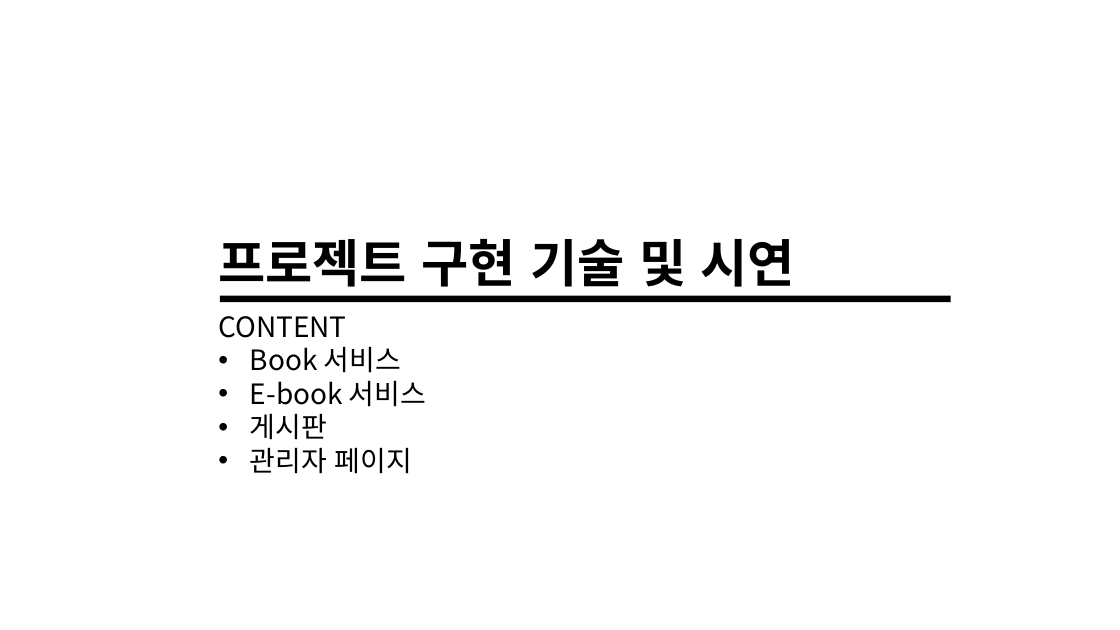
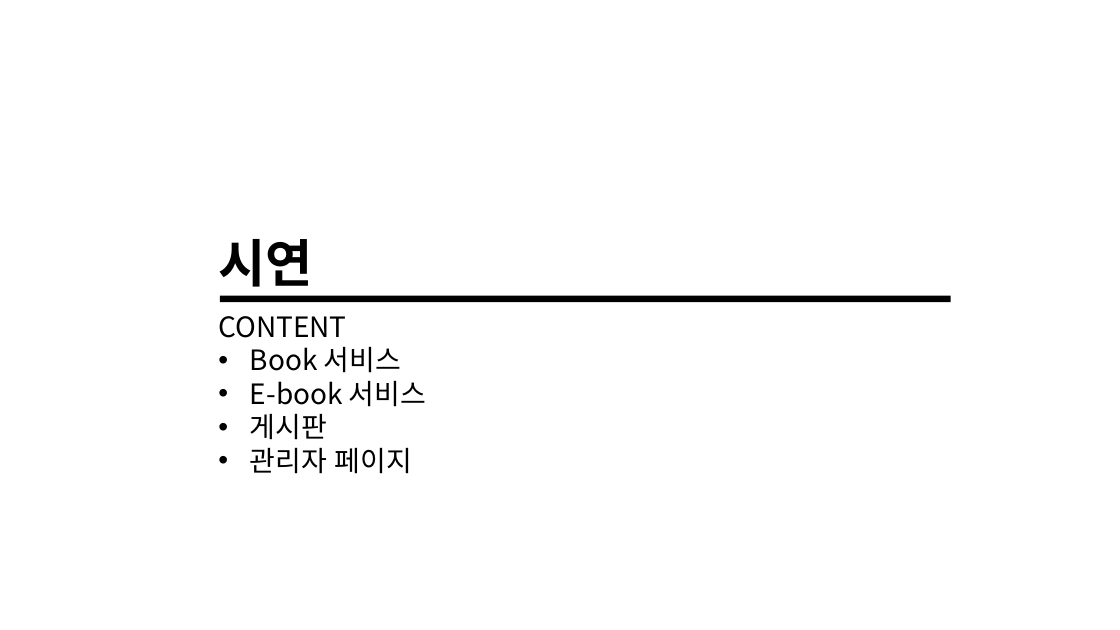
Before and after one commit to midline15/book_spring, a slide deck: slide 10 of 책봄.pptx (slide 6 before the commit). Drawn at 1120x630 pixels with LibreOffice and Linux fonts; fonts in the diff are those of the drawing; background and template pictures are left out. Boxes give left, top, right and bottom in pixels: in the first picture for what was removed or moved away, otherwise in the second. Text is boxed around its words. In the diff, an @@ line names an element or a change of style, - is before the commit and + after.

```diff
--- a/책봄.pptx
+++ b/책봄.pptx
@@ text at bbox=[218, 239, 312, 287]: text changed @@
-프로젝트 구현 기술 및 시연
+시연
```
Also in this commit, not shown: 2 other slides changed, 5 slides added, 1 slide removed, 16 other files.
